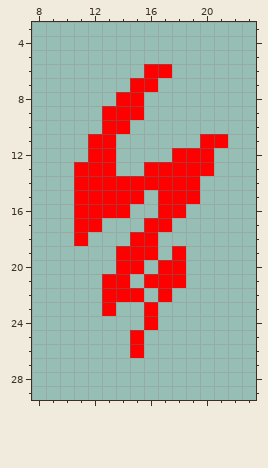
Pixel-art sprite, stored at GraphicsEngine/Game/Art/Spells/shock.png. The picture above was drawn from the file before the commit.
The file is 32x32 pixels. Shown: x 8..23, y 3..29.
After:
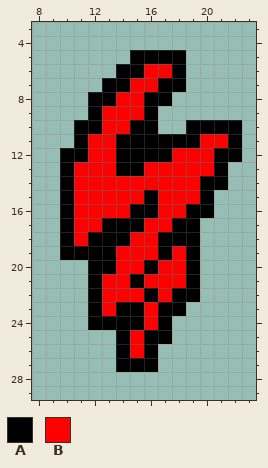
Palette (. is transparent): A #000000  B #ff0000
Difference:
{"y":5,"x":15,"old":"....","new":"AAAA"}
{"y":6,"x":14,"old":"..","new":"AA"}
{"y":6,"x":18,"old":".","new":"A"}
{"y":7,"x":13,"old":"..","new":"AA"}
{"y":7,"x":17,"old":"..","new":"AA"}
{"y":8,"x":12,"old":"..","new":"AA"}
{"y":8,"x":16,"old":"..","new":"AA"}
{"y":9,"x":12,"old":".","new":"A"}
{"y":9,"x":16,"old":".","new":"A"}
{"y":10,"x":11,"old":"..","new":"AA"}
{"y":10,"x":15,"old":"..","new":"AA"}
{"y":10,"x":19,"old":"....","new":"AAAA"}
{"y":11,"x":11,"old":".","new":"A"}
{"y":11,"x":14,"old":"......","new":"AAAAAA"}
{"y":11,"x":22,"old":".","new":"A"}
{"y":12,"x":10,"old":"..","new":"AA"}
{"y":12,"x":14,"old":"....","new":"AAAA"}
{"y":12,"x":21,"old":"..","new":"AA"}
{"y":13,"x":10,"old":".","new":"A"}
{"y":13,"x":14,"old":"..","new":"AA"}
{"y":13,"x":21,"old":".","new":"A"}
{"y":14,"x":10,"old":".","new":"A"}
{"y":14,"x":20,"old":"..","new":"AA"}
{"y":15,"x":10,"old":".","new":"A"}
{"y":15,"x":16,"old":".","new":"A"}
{"y":15,"x":20,"old":".","new":"A"}
{"y":16,"x":10,"old":".","new":"A"}
{"y":16,"x":15,"old":"..","new":"AA"}
{"y":16,"x":19,"old":"..","new":"AA"}
{"y":17,"x":10,"old":".","new":"A"}
{"y":17,"x":13,"old":"...","new":"AAA"}
{"y":17,"x":18,"old":"..","new":"AA"}
{"y":18,"x":10,"old":".","new":"A"}
{"y":18,"x":12,"old":"...","new":"AAA"}
{"y":18,"x":17,"old":"...","new":"AAA"}
{"y":19,"x":10,"old":"....","new":"AAAA"}
{"y":19,"x":17,"old":".","new":"A"}
{"y":19,"x":19,"old":".","new":"A"}
{"y":20,"x":12,"old":"..","new":"AA"}
{"y":20,"x":16,"old":".","new":"A"}
{"y":20,"x":19,"old":".","new":"A"}
{"y":21,"x":12,"old":".","new":"A"}
{"y":21,"x":15,"old":".","new":"A"}
{"y":21,"x":19,"old":".","new":"A"}
{"y":22,"x":12,"old":".","new":"A"}
{"y":22,"x":16,"old":".","new":"A"}
{"y":22,"x":18,"old":"..","new":"AA"}
{"y":23,"x":12,"old":".","new":"A"}
{"y":23,"x":14,"old":"..","new":"AA"}
{"y":23,"x":17,"old":"..","new":"AA"}
{"y":24,"x":12,"old":"....","new":"AAAA"}
{"y":24,"x":17,"old":".","new":"A"}
{"y":25,"x":14,"old":".","new":"A"}
{"y":25,"x":16,"old":"..","new":"AA"}
{"y":26,"x":14,"old":".","new":"A"}
{"y":26,"x":16,"old":".","new":"A"}
{"y":27,"x":14,"old":"...","new":"AAA"}
{"label":"added","picture_box":[60,50,242,372]}
